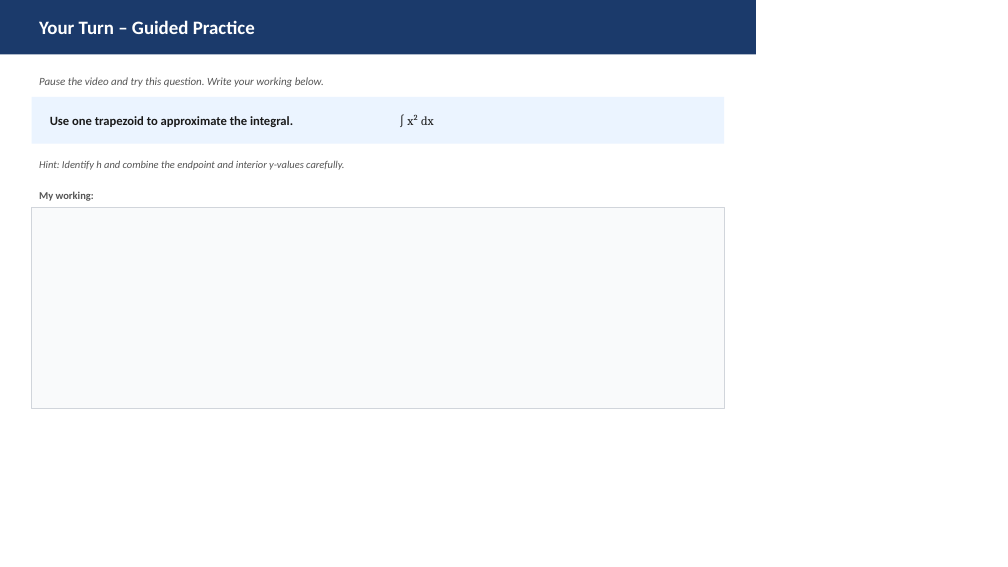
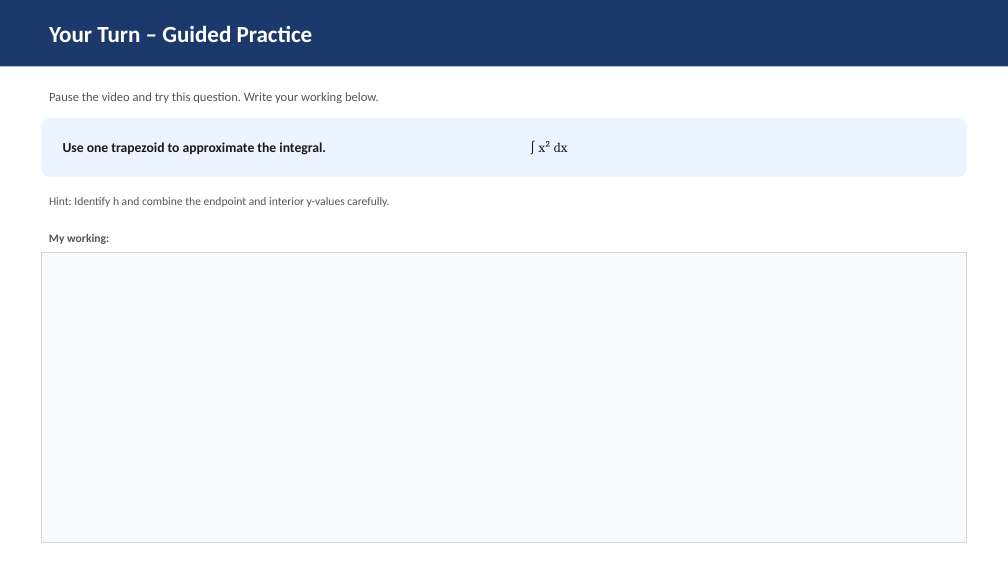
Before and after one commit to xiharbingerix/hsc-maths-coach, a slide deck: slide 10 of generated-slides/year-12-advanced/further-integral-calculus/trapezoidal-rule.pptx. Drawn at 1008x567 pixels with LibreOffice and Linux fonts; fonts in the diff are those of the drawing. Boxes give left, top, right and bottom in pixels: in the first picture for what was removed or moved away, otherwise in the second. Text is boxed around its words. In the diff, an @@ line names an element or a change of style, - is before the commit and + after.

```diff
--- a/generated-slides/year-12-advanced/further-integral-calculus/trapezoidal-rule.pptx
+++ b/generated-slides/year-12-advanced/further-integral-calculus/trapezoidal-rule.pptx
@@ rectangle: place and size @@
-rectangle at bbox=[0, 0, 756, 54]
+rectangle at bbox=[0, 0, 1008, 67]
@@ text "Your Turn – Guided Practice": place and size @@
-text "Your Turn – Guided Practice" at bbox=[39, 20, 255, 34]
+text "Your Turn – Guided Practice" at bbox=[49, 25, 313, 42]
@@ text "Your Turn – Guided Practice" at bbox=[49, 25, 313, 42]: size 18 to 22 pt @@
@@ text "Pause the video and try ...": place and size @@
-text "Pause the video and try ..." at bbox=[39, 77, 324, 87]
+text "Pause the video and try ..." at bbox=[49, 92, 379, 103]
@@ text "Pause the video and try ..." at bbox=[49, 92, 379, 103]: size 10.5 to 12 pt, italic off @@
@@ rounded rectangle: place and size @@
-rounded rectangle at bbox=[32, 97, 724, 144]
+rounded rectangle at bbox=[42, 118, 966, 177]
@@ rounded rectangle at bbox=[42, 118, 966, 177]: rectangle to rounded rectangle @@
@@ text "Use one trapezoid to approximate ...": place and size @@
-text "Use one trapezoid to approximate ..." at bbox=[50, 116, 293, 127]
+text "Use one trapezoid to approximate ..." at bbox=[63, 142, 326, 155]
@@ text "Use one trapezoid to approximate ..." at bbox=[63, 142, 326, 155]: size 12 to 13 pt @@
@@ text "∫ x² dx" at bbox=[539, 141, 568, 152]: size 12 to 13 pt @@
@@ text "∫ x² dx": place and size @@
-text "∫ x² dx" at bbox=[407, 114, 434, 125]
+text "∫ x² dx" at bbox=[539, 141, 568, 152]
@@ text "Hint: Identify h and combine ...": place and size @@
-text "Hint: Identify h and combine ..." at bbox=[39, 160, 344, 170]
+text "Hint: Identify h and combine ..." at bbox=[49, 197, 389, 207]
@@ text "Hint: Identify h and combine ..." at bbox=[49, 197, 389, 207]: size 10 to 11 pt, italic off @@
@@ text "My working:": place and size @@
-text "My working:" at bbox=[39, 191, 94, 201]
+text "My working:" at bbox=[49, 234, 109, 244]
@@ text "My working:" at bbox=[49, 234, 109, 244]: size 10 to 11 pt @@
@@ rectangle: place and size @@
-rectangle at bbox=[32, 207, 724, 409]
+rectangle at bbox=[42, 253, 966, 543]
```
Also in this commit, not shown: 9 other slides changed, 1 slide added, 1 slide removed, 11 other files.
